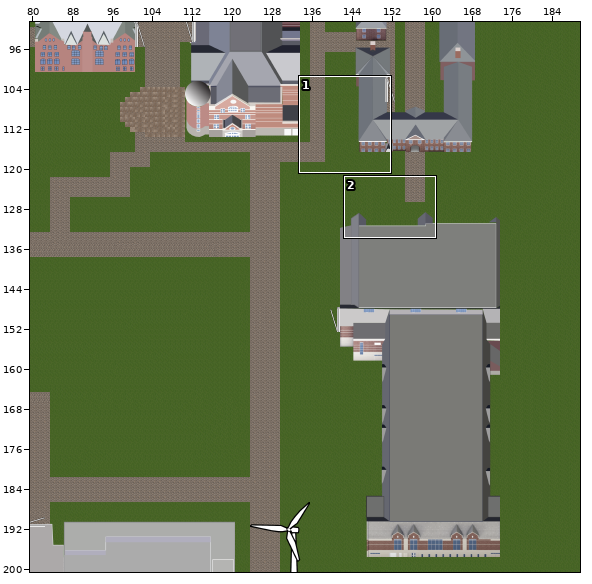
Tiled map -- android/assets/map/full_map.tmx. The first picture is a wide view before the edit; the outline marks the close-up.
Close-up. The starting point:
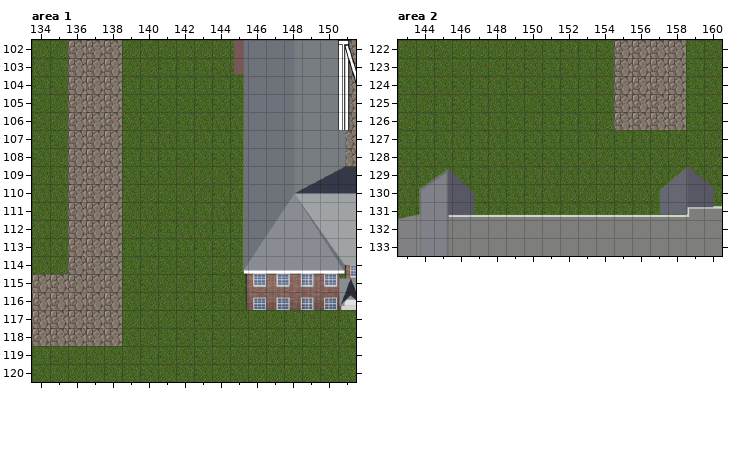
Cells are 32x32 px. Shown: area 1 x 134..151, y 102..120; area 2 x 143..160, y 122..133. The commit also changed other parts of the map, which this record leaves out. Not drawn, because the pictures are missing: unchanged layer "objects".
And afterwards:
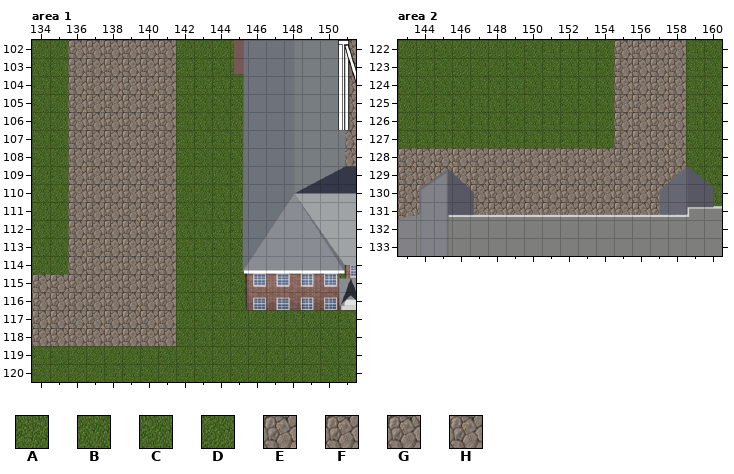
Key: from "tileset": A 78, B 79, C 94, D 95, E 183, F 184, G 199, H 200.
_ is an empty cell, . an unchanged one.
From old to new:
--- layer "Background", area 1
@@ x 138..141 @@
-102 .DBD
-103 .DDA
-104 FAAA
-105 FCCC
-106 .CCC
-107 .DAB
-108 .AAA
-109 .CCC
-110 .BDD
-111 .DBD
-112 .DDA
-113 .ABA
-114 .AAC
-115 .CCD
-116 .BDB
-117 .DBD
-118 .BDA
+102 .EEF
+103 .EEF
+104 EEEF
+105 GEGH
+106 .EGH
+107 .EGH
+108 .EGH
+109 .EGH
+110 .EGH
+111 .EGH
+112 .GGH
+113 .EGH
+114 .EGH
+115 .EGH
+116 .EGH
+117 .GEF
+118 .GGH
--- layer "Background", area 2
@@ x 143..158 @@
-127 ............AAAB
-128 CCCAABCCCCCDCCCD
-129 BAAAABAABBBBBBBB
-130 BC.AABAABDDDDDD.
-131 BC..ABAAAAAAAAAA
+127 ............EFEF
+128 EEEFFFFFFFFFFFGH
+129 GGGHHHHHHHHHHFGH
+130 FF.GGGGGGGGGGHG.
+131 HH..FFFFFFFFFGGH
Where, in picture pixels (left, top, right, bottom), the same in both close-ups:
changed: (104, 40, 176, 346)
changed: (398, 130, 686, 219)
